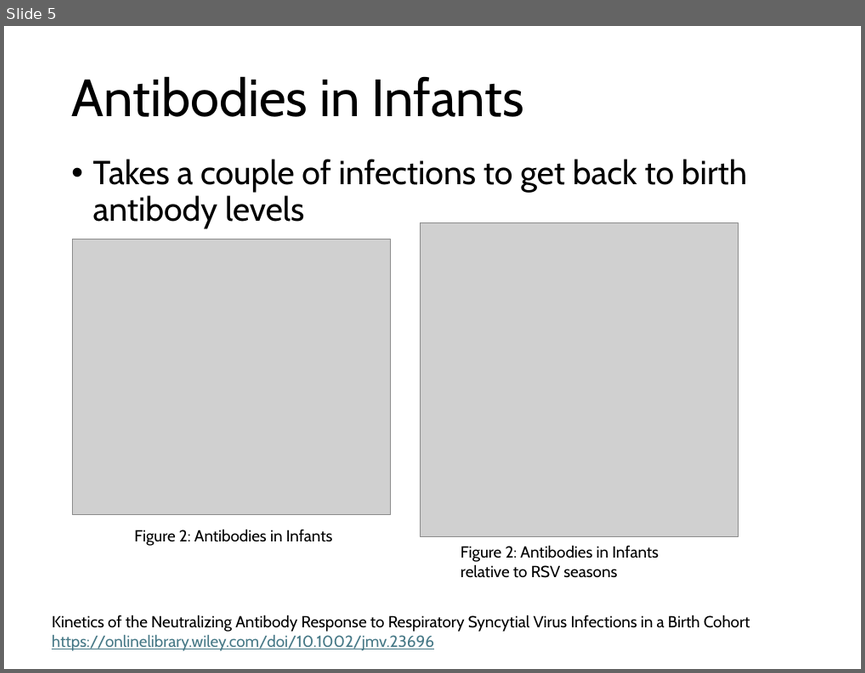
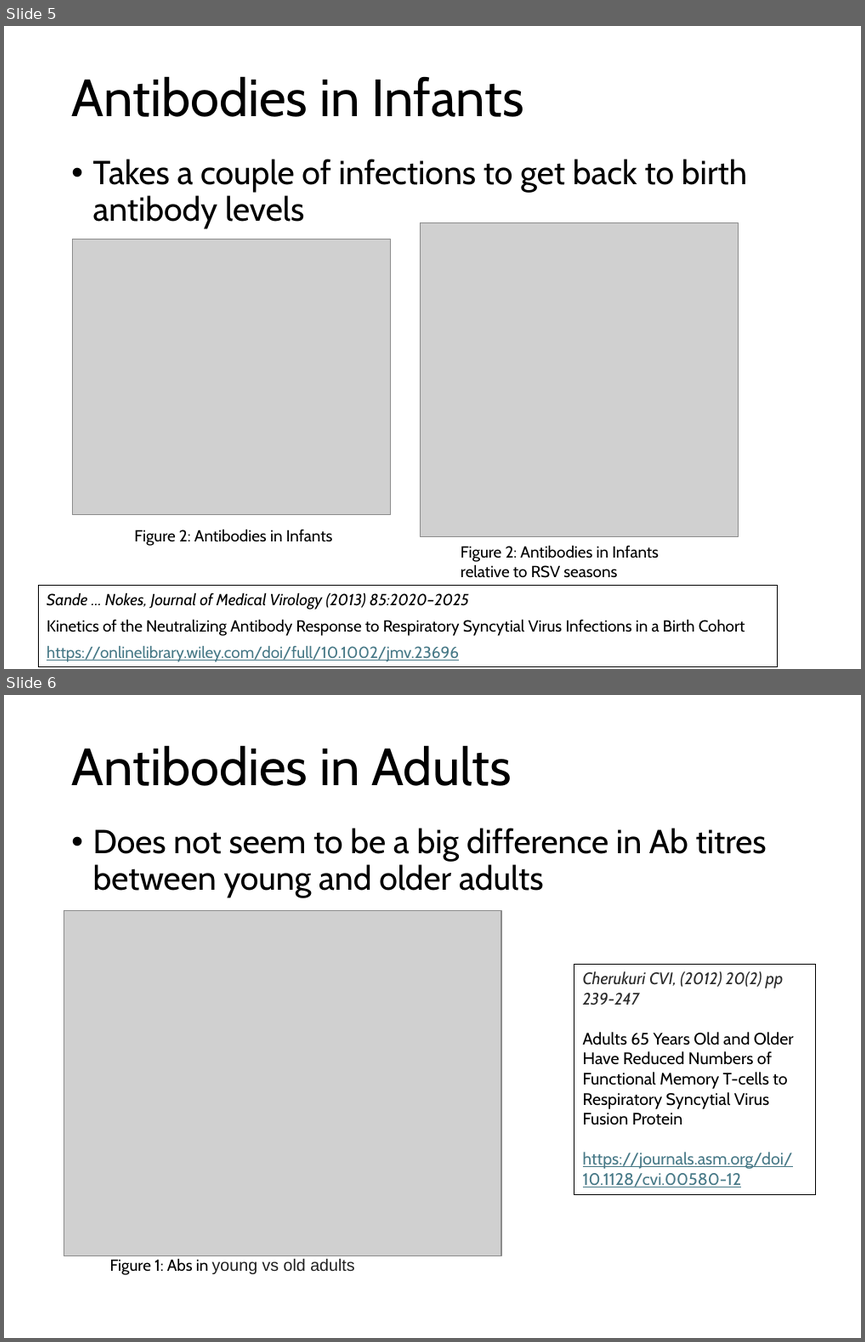
Before and after one commit to deborahcromer/RSVcorrelates, a slide deck: raw-data/RSV Data Summary.pptx. Shown one above the other, each under a label of ours: slide 5 before the commit, slides 5 and 6 after it. The pictures are 865x673 and 865x1342 pixels, drawn with LibreOffice and Linux fonts; fonts in the diff are those of the drawing; grey boxes stand for pictures. Boxes give left, top, right and bottom in pixels: in the first picture for what was removed or moved away, otherwise in the second. Text is boxed around its words. In the diff, an @@ line names an element or a change of style, - is before the commit and + after.

```diff
--- a/raw-data/RSV Data Summary.pptx
+++ b/raw-data/RSV Data Summary.pptx
@@ slide 6 added at (x1=4, y1=695, x2=861, y2=1338), background #FFFFFF @@
@@ title added at (x1=71, y1=745, x2=511, y2=786), 44 pt, text #000000 @@
+Antibodies in Adults
@@ text added at (x1=93, y1=828, x2=766, y2=897), 28 pt, text #000000 @@
+• Does not seem to be a big difference in Ab titres between young and older adults
@@ picture added at (x1=64, y1=911, x2=502, y2=1256) @@
@@ rectangle added at (x1=574, y1=964, x2=816, y2=1195), outline #000000 0.75 pt, 14 pt, text #000000 @@
+Cherukuri CVI, (2012) 20(2) pp 239-247
+Adults 65 Years Old and Older Have Reduced Numbers of Functional Memory T-cells to Respiratory Syncytial Virus Fusion Protein
+https://journals.asm.org/doi/10.1128/cvi.00580-12
@@ text added at (x1=110, y1=1258, x2=354, y2=1275), 14 pt, text #1F1F1F @@
+Figure 1: Abs in young vs old adults
@@ slide 5 changed as well @@
@@ rectangle "Sande … Nokes, Journal of ..." resized from (x1=52, y1=614, x2=750, y2=651) to (x1=38, y1=584, x2=777, y2=666) @@
@@ rectangle "Sande … Nokes, Journal of ..." at (x1=38, y1=584, x2=777, y2=666): outline none to #000000 0.75 pt @@
@@ text in rectangle at (x1=46, y1=592, x2=469, y2=609): paragraph added @@
+Sande … Nokes, Journal of Medical Virology (2013) 85:2020–2025
@@ text in rectangle at (x1=46, y1=646, x2=459, y2=662): text changed @@
-https://onlinelibrary.wiley.com/doi/10.1002/jmv.23696
+https://onlinelibrary.wiley.com/doi/full/10.1002/jmv.23696
```
Also in this commit, not shown: 9 other slides changed, 4 other slides added, 1 slide removed, 1 other file.
